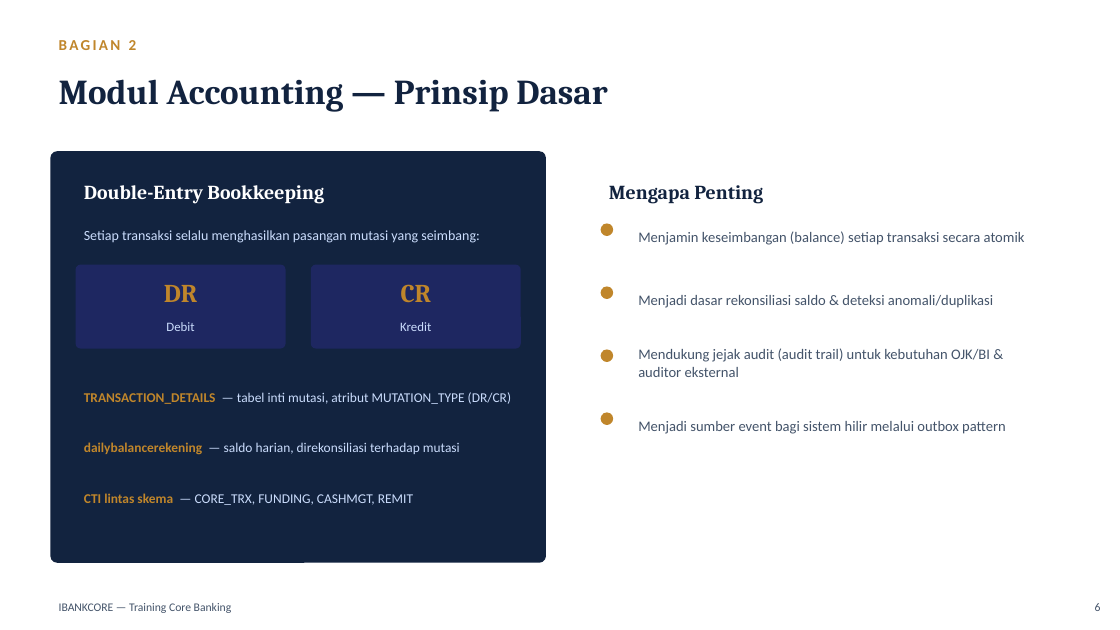
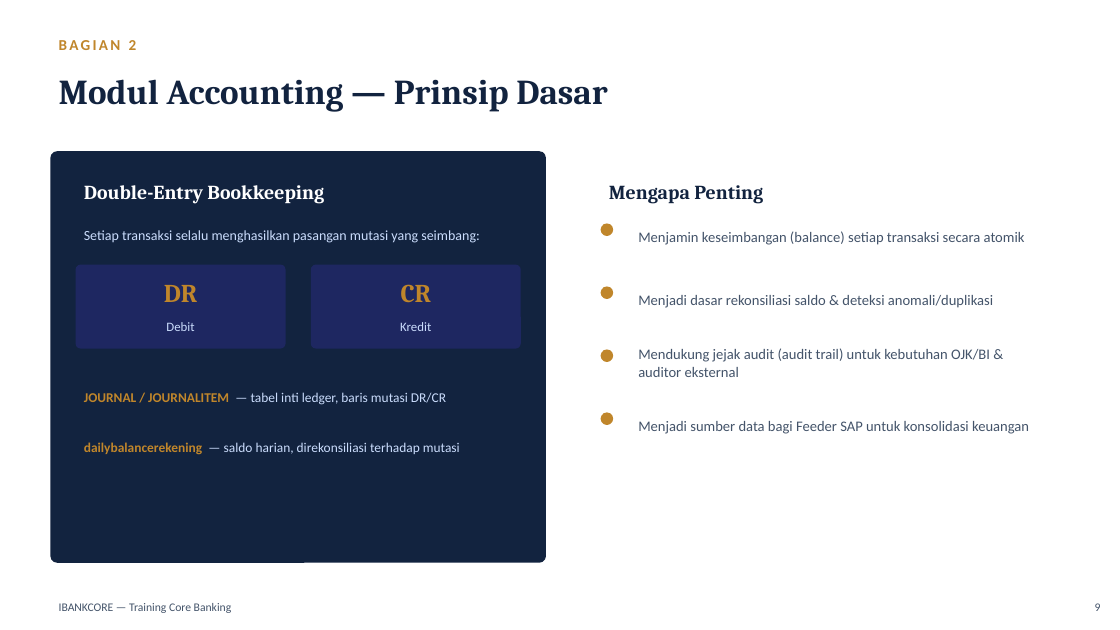
Before and after one commit to wisnu/ibankcore-training-materials, a slide deck: slide 9 of deployments/cgs-pos/dist/materi_training_ibankcore.pptx (slide 6 before the commit). Drawn at 1120x630 pixels with LibreOffice and Linux fonts; fonts in the diff are those of the drawing. Boxes give left, top, right and bottom in pixels: in the first picture for what was removed or moved away, otherwise in the second. Text is boxed around its words. In the diff, an @@ line names an element or a change of style, - is before the commit and + after.

```diff
--- a/deployments/cgs-pos/dist/materi_training_ibankcore.pptx
+++ b/deployments/cgs-pos/dist/materi_training_ibankcore.pptx
@@ text at (x1=84, y1=392, x2=446, y2=405): text changed @@
-TRANSACTION_DETAILS — tabel inti mutasi, atribut MUTATION_TYPE (DR/CR)
+JOURNAL / JOURNALITEM — tabel inti ledger, baris mutasi DR/CR
@@ text at (x1=638, y1=421, x2=1029, y2=434): text changed @@
-Menjadi sumber event bagi sistem hilir melalui outbox pattern
+Menjadi sumber data bagi Feeder SAP untuk konsolidasi keuangan
@@ text removed at (x1=84, y1=493, x2=413, y2=505) @@
-CTI lintas skema — CORE_TRX, FUNDING, CASHMGT, REMIT
@@ text at (x1=1095, y1=603, x2=1101, y2=611): text changed @@
-6
+9
```
Also in this commit, not shown: 14 other slides changed, 3 slides added, 9 other files.
